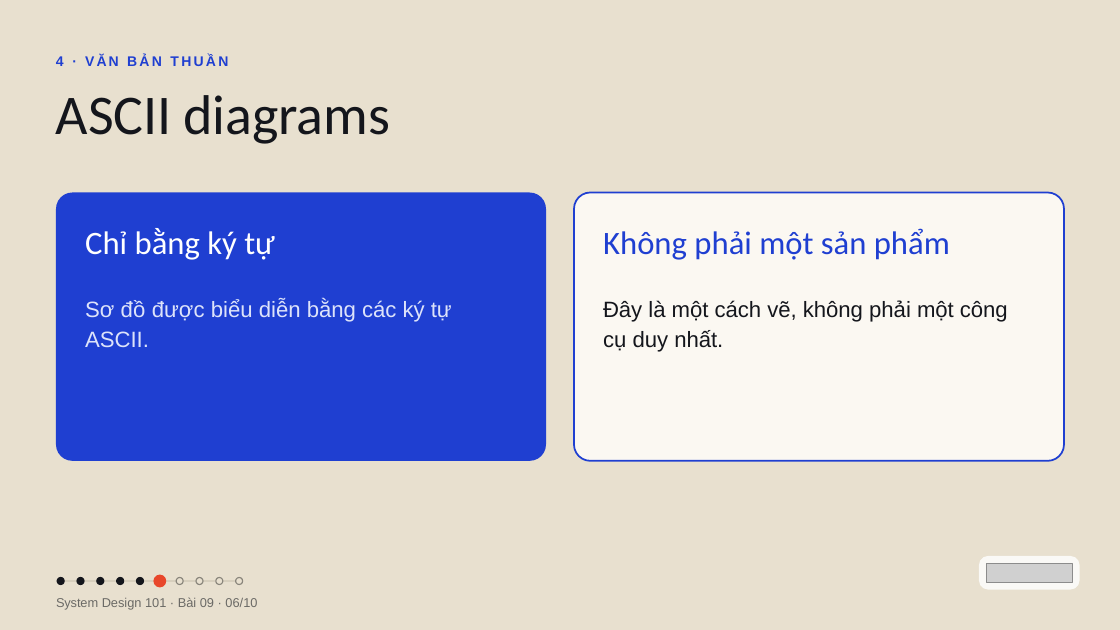
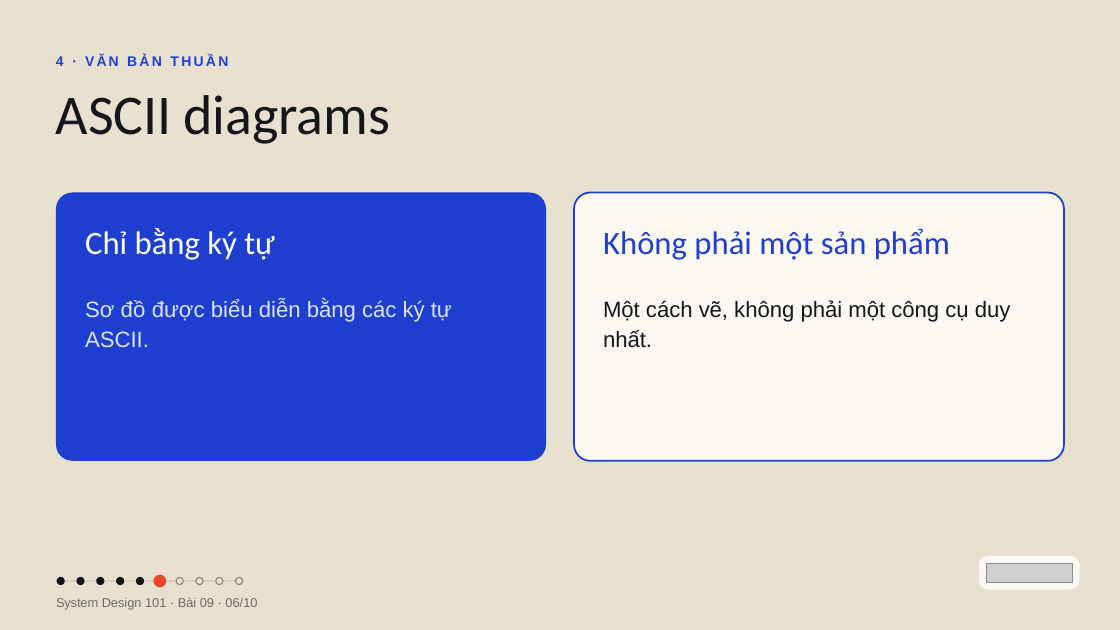
Before and after one commit to vohoailinh90/tool-marketing-studio, a slide deck: slide 6 of system-design-101/vi/lessons/sd-09-009/slides/sd-09-009.pptx. Drawn at 1120x630 pixels with LibreOffice and Linux fonts; fonts in the diff are those of the drawing; grey boxes stand for pictures. Boxes give left, top, right and bottom in pixels: in the first picture for what was removed or moved away, otherwise in the second. Text is boxed around its words. In the diff, an @@ line names an element or a change of style, - is before the commit and + after.

```diff
--- a/system-design-101/vi/lessons/sd-09-009/slides/sd-09-009.pptx
+++ b/system-design-101/vi/lessons/sd-09-009/slides/sd-09-009.pptx
@@ text at (603, 300, 1011, 347): text changed @@
-Đây là một cách vẽ, không phải một công cụ duy nhất.
+Một cách vẽ, không phải một công cụ duy nhất.
```
Also in this commit, not shown: 4 other slides changed, 1 other file.
